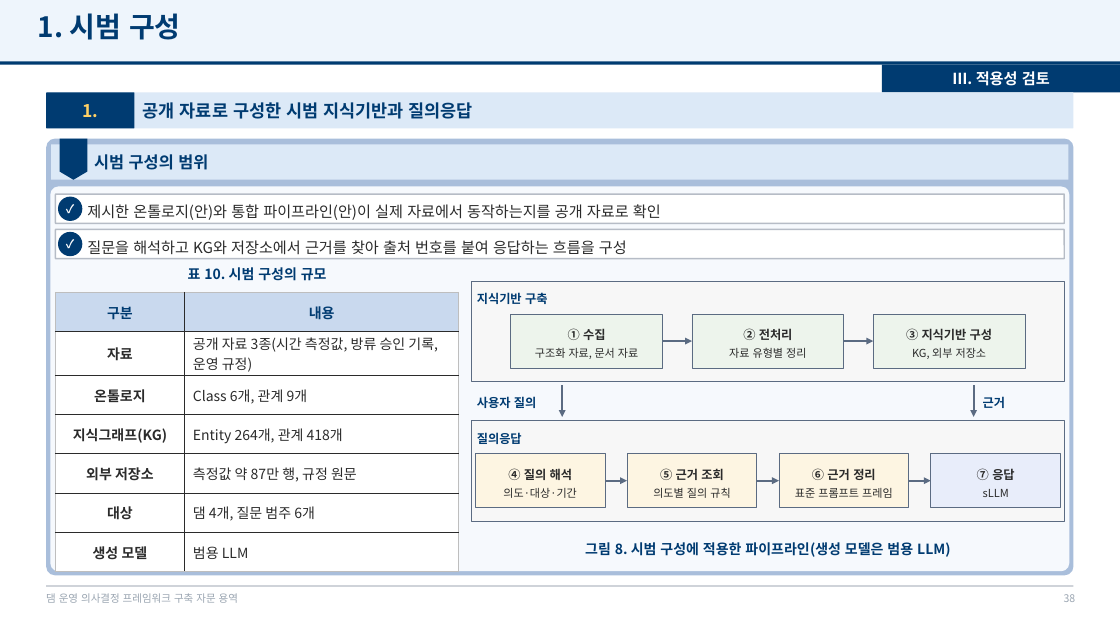
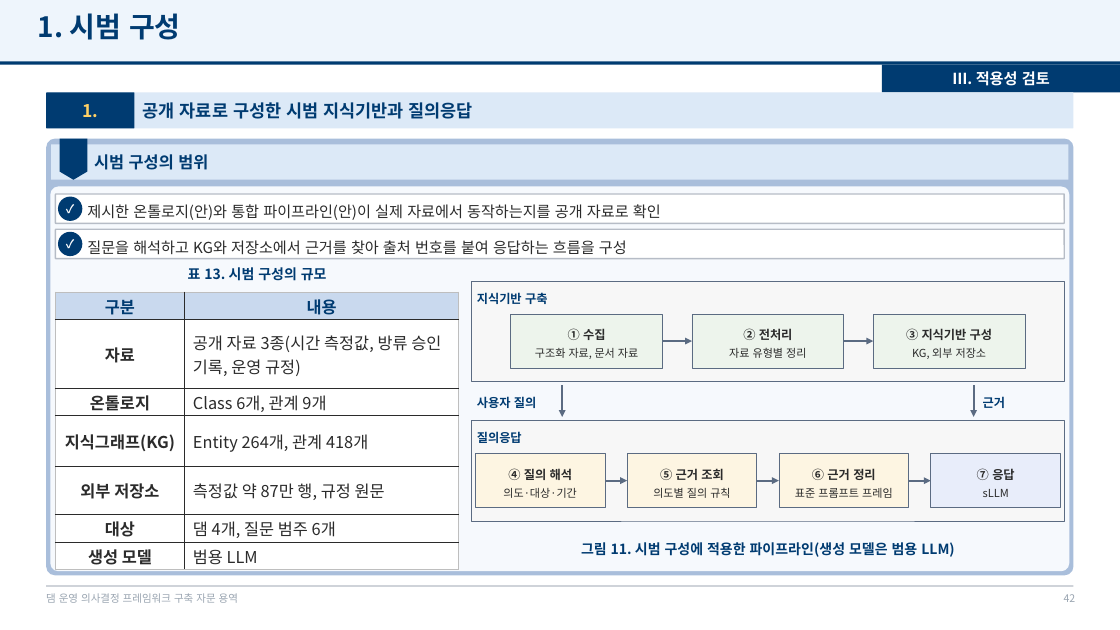
Before and after one commit to mkm1119/KGRAG-LLM, a slide deck: slide 42 of project_khnp/2026.12.09_최종보고회_발표자료_초안.pptx (slide 38 before the commit). Drawn at 1120x630 pixels with LibreOffice and Linux fonts; fonts in the diff are those of the drawing; background and template pictures are left out. Boxes give left, top, right and bottom in pixels: in the first picture for what was removed or moved away, otherwise in the second. Text is boxed around its words. In the diff, an @@ line names an element or a change of style, - is before the commit and + after.

```diff
--- a/project_khnp/2026.12.09_최종보고회_발표자료_초안.pptx
+++ b/project_khnp/2026.12.09_최종보고회_발표자료_초안.pptx
@@ text at (x1=188, y1=267, x2=327, y2=281): text changed @@
-표 10. 시범 구성의 규모
+표 13. 시범 구성의 규모
@@ table at (x1=55, y1=292, x2=460, y2=569) @@
@@ size 12 to 14 pt @@
@@ text at (x1=581, y1=542, x2=954, y2=557): text changed @@
-그림 8. 시범 구성에 적용한 파이프라인(생성 모델은 범용 LLM)
+그림 11. 시범 구성에 적용한 파이프라인(생성 모델은 범용 LLM)
@@ page number at (x1=1064, y1=594, x2=1076, y2=602): text changed @@
-38
+42
```
Also in this commit, not shown: 17 other slides changed, 4 slides added, 2 other files.
